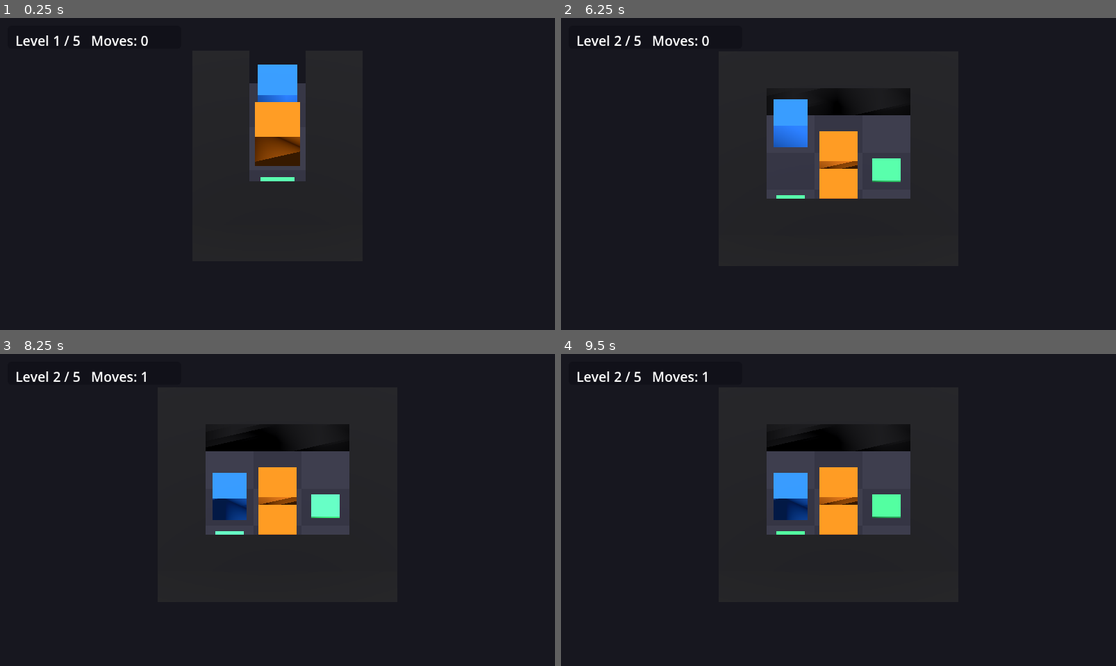
Above: before the commit, frames 1-4 (two rows, left to right).
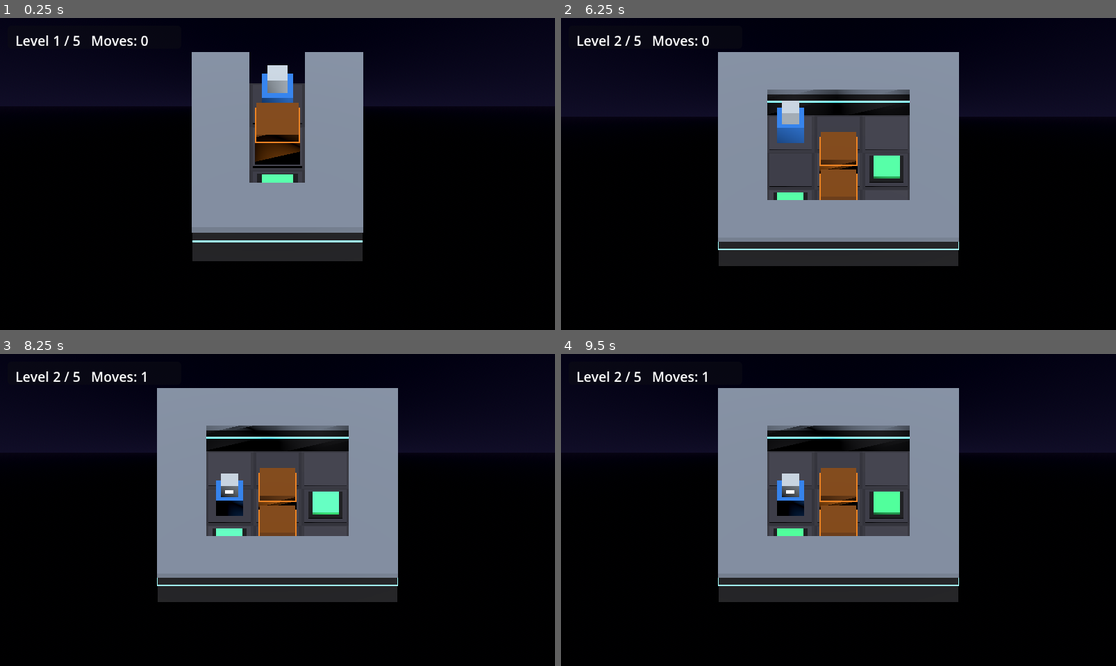
Above: after the commit, the same moments.

Repository: mk76work-design/Antigravity-Games
Game: Godot game, scene res://scenes/Main.tscn
The game is run twice, just before and just after one commit, with the same random seed, the same clock (stepped at 60 frames per second) and the same inputs.
Inputs (mouse positions are in pixels of both pictures, inside the frame that each line leads up to):
- Up to frame 1 (0.25 s): no input
- Up to frame 2 (6.25 s): tap Enter at 0.5, 2, 3.5 s; move the mouse to (960, 158) at 0.52 s; hold Right (ui_right) 0.53-1.25 s; hold Shift 0.53-1.25 s; click (960, 158) at 0.67 s; tap Space at 1.25, 2.75, 4.25 s; drag from (727, 189) to (810, 236) at 1.27 s; move the mouse to (894, 105) at 2.02 s; hold Right (ui_right) 2.03-2.75 s; tap Ctrl at 2.1 s; drag from (810, 236) to (672, 127) at 2.77 s; move the mouse to (1005, 220) at 3.52 s; hold Left (ui_left) 3.53-4.25 s; tap Alt at 3.6 s; drag from (672, 127) to (755, 96) at 4.27 s; move the mouse to (866, 174) at 5.02 s; hold Down (ui_down) 5.03-5.75 s; hold Shift 5.03-5.75 s; click (866, 174) at 5.17 s; drag from (755, 96) to (727, 189) at 5.77 s
- Up to frame 3 (8.25 s): move the mouse to (399, 494) at 6.52 s; hold Up (ui_up) 6.53-7.25 s; tap Ctrl at 6.6 s; drag from (166, 525) to (249, 572) at 7.27 s; move the mouse to (333, 441) at 8.02 s; hold Down (ui_down) from 8.03 s (still down); tap Alt at 8.1 s
- Up to frame 4 (9.5 s): release Down (ui_down) at 8.75 s; drag from (810, 572) to (672, 463) at 8.77 s

The runs differ from the first frame. In frame 1, 70% of the frame differs, in the area x 0-100%, y 10-100%; in frame 2, 66%; in frame 3, 66%; in frame 4, 66%.

Commit message:
Zero-G Cargo: 平面的なプリミティブから3Dらしい複合形状のステージに強化
盤面ロジック(CargoBoard)は2Dのまま変更せず、見た目だけを単一BoxMeshから
「本体+ディテールパーツ」の複合プリミティブに差し替えた。壁=本体+上部
トリム+中腹の発光ライン、床=ベース+インセットパネル、目標=リング状
ベース+パルス発光パッド、カーゴ=本体+蓋のコンテナ風、プレイヤー=胴体+
頭+前面の発光する目のロボット風（移動方向へlook_atで向きを変える）。
背景はProceduralSkyMaterialでテクスチャ無しの宇宙空間グラデーションに
した。生成ロジックはprimitive_shapes.gdに切り出し、board_view_3d.gdは
盤面状態とTweenの橋渡しに専念させた。GUT 10/10パスと合成入力による
全5レベル統合テストに加え、Xvfbスクリーンショットで実際の見た目を
複数レベル・複数サイズで確認した。

Co-Authored-By: Claude Sonnet 5 <noreply@anthropic.com>
Claude-Session: https://claude.ai/code/session_01KNvKEFPUKfq7eSjuKoV6AZ

Diff:
--- a/ZeroGCargo/scripts/nodes/board_view_3d.gd
+++ b/ZeroGCargo/scripts/nodes/board_view_3d.gd
@@ -3,19 +3,20 @@
 
 ## CargoBoard（core/ロジック）の状態を読み取り、プリミティブ形状のみで3D表示する。
 ## 手描きアセット（テクスチャ・3Dモデル）は一切使用しない。
+## 個々の見た目（壁・床・目標・カーゴ・プレイヤー）は`PrimitiveShapes`の複合プリミティブに委譲し、
+## 本スクリプトは盤面状態とTweenアニメーションの橋渡しに専念する。
 ## 床・壁・目標パッドはレベル読込時に一度だけ構築し、プレイヤー・カーゴは
 ## 移動のたびに位置差分だけをTweenで補間する（正しさの担保はcore/のGUTテストが担う）。
-## 視認性・手応え演出（Sakurai Presentation/Game Feelスキル準拠）:
-## 床のチェッカー柄、目標パッドのパルス発光、カーゴ移動時のスクイーズ演出を行う。
 
 signal box_landed_on_target
 
 const CELL_SIZE := 1.0
 const WALL_HEIGHT := 1.0
 const FLOOR_HEIGHT := 0.1
+const FLOOR_TOP := FLOOR_HEIGHT * 1.4  # ベース+インセットパネル分を含めた床の実際の高さ
 const BOX_SIZE := 0.8
-const TARGET_SIZE := 0.6
-const TARGET_HEIGHT := 0.05
+const TARGET_SIZE := 0.55
+const TARGET_HEIGHT := 0.08
 const PLAYER_SIZE := 0.7
 const MOVE_TWEEN_DURATION := 0.12
 const SQUASH_DURATION := 0.08
@@ -24,7 +25,9 @@
 const TARGET_PULSE_MAX_ENERGY := 1.6
 
 const COLOR_FLOOR_A := Color(0.22, 0.22, 0.26)
+const COLOR_FLOOR_A_INSET := Color(0.27, 0.27, 0.32)
 const COLOR_FLOOR_B := Color(0.19, 0.19, 0.23)
+const COLOR_FLOOR_B_INSET := Color(0.24, 0.24, 0.29)
 const COLOR_WALL := Color(0.1, 0.1, 0.12)
 const COLOR_BOX := Color(1.0, 0.55, 0.1)
 const COLOR_BOX_ON_TARGET := Color(0.25, 0.85, 0.35)
@@ -32,9 +35,9 @@
 const COLOR_PLAYER := Color(0.2, 0.55, 1.0)
 
 var _static_root: Node3D = null
-var _player_mesh: MeshInstance3D = null
+var _player_mesh: Node3D = null
 var _player_grid_pos: Vector2i = Vector2i.ZERO
-var _box_meshes: Dictionary = {}  # Vector2i(現在位置) -> MeshInstance3D
+var _box_meshes: Dictionary = {}  # Vector2i(現在位置) -> Node3D(カーゴのroot)
 var _target_pulse_tweens: Array = []
 
 
@@ -48,28 +51,32 @@
 		for x in board.width:
 			var pos := Vector2i(x, y)
 			if board.is_wall(pos):
-				_add_static_box(_grid_to_world(pos, WALL_HEIGHT * 0.5), Vector3(CELL_SIZE, WALL_HEIGHT, CELL_SIZE), COLOR_WALL)
+				var wall := PrimitiveShapes.make_wall(CELL_SIZE, WALL_HEIGHT, COLOR_WALL)
+				wall.position = _grid_to_world(pos, 0.0)
+				_static_root.add_child(wall)
 			else:
-				var checker_color: Color = COLOR_FLOOR_A if (x + y) % 2 == 0 else COLOR_FLOOR_B
-				_add_static_box(_grid_to_world(pos, FLOOR_HEIGHT * 0.5), Vector3(CELL_SIZE, FLOOR_HEIGHT, CELL_SIZE), checker_color)
+				var is_a: bool = (x + y) % 2 == 0
+				var base_color: Color = COLOR_FLOOR_A if is_a else COLOR_FLOOR_B
+				var inset_color: Color = COLOR_FLOOR_A_INSET if is_a else COLOR_FLOOR_B_INSET
+				var floor_tile := PrimitiveShapes.make_floor(CELL_SIZE, FLOOR_HEIGHT, base_color, inset_color)
+				floor_tile.position = _grid_to_world(pos, 0.0)
+				_static_root.add_child(floor_tile)
 
 	for target_pos in board.get_target_positions():
 		_add_target_marker(target_pos)
 
 	for box_pos in board.get_box_positions():
 		var color: Color = COLOR_BOX_ON_TARGET if board.is_target(box_pos) else COLOR_BOX
-		var box_mesh_instance := _create_mesh_instance(
-			_grid_to_world(box_pos, FLOOR_HEIGHT + BOX_SIZE * 0.5), Vector3(BOX_SIZE, BOX_SIZE, BOX_SIZE), color
-		)
-		add_child(box_mesh_instance)
-		_box_meshes[box_pos] = box_mesh_instance
+		var built: Dictionary = PrimitiveShapes.make_cargo_crate(BOX_SIZE, color)
+		var root: Node3D = built["root"]
+		root.position = _grid_to_world(box_pos, FLOOR_TOP)
+		root.set_meta("primary_mesh", built["primary_mesh"])
+		add_child(root)
+		_box_meshes[box_pos] = root
 
 	_player_grid_pos = board.get_player_position()
-	_player_mesh = _create_mesh_instance(
-		_grid_to_world(_player_grid_pos, FLOOR_HEIGHT + PLAYER_SIZE * 0.5),
-		Vector3(PLAYER_SIZE, PLAYER_SIZE, PLAYER_SIZE),
-		COLOR_PLAYER
-	)
+	_player_mesh = PrimitiveShapes.make_player_robot(PLAYER_SIZE, COLOR_PLAYER)
+	_player_mesh.position = _grid_to_world(_player_grid_pos, FLOOR_TOP)
 	add_child(_player_mesh)
 
 
@@ -77,8 +84,10 @@
 func sync(board: CargoBoard) -> void:
 	var new_player_pos: Vector2i = board.get_player_position()
 	if new_player_pos != _player_grid_pos:
+		var delta: Vector2i = new_player_pos - _player_grid_pos
+		_player_mesh.look_at(_player_mesh.global_position + Vector3(delta.x, 0.0, delta.y), Vector3.UP)
 		_player_grid_pos = new_player_pos
-		_tween_to(_player_mesh, _grid_to_world(new_player_pos, FLOOR_HEIGHT + PLAYER_SIZE * 0.5))
+		_tween_to(_player_mesh, _grid_to_world(new_player_pos, FLOOR_TOP))
 
 	var new_box_positions: Array = board.get_box_positions()
 	var new_box_set: Dictionary = {}
@@ -95,12 +104,12 @@
 			moved_to = new_pos
 
 	if moved_from != Vector2i(-1, -1) and moved_to != Vector2i(-1, -1):
-		var mesh_instance: MeshInstance3D = _box_meshes[moved_from]
+		var root: Node3D = _box_meshes[moved_from]
 		_box_meshes.erase(moved_from)
-		_box_meshes[moved_to] = mesh_instance
-		_tween_box_move(mesh_instance, _grid_to_world(moved_to, FLOOR_HEIGHT + BOX_SIZE * 0.5))
+		_box_meshes[moved_to] = root
+		_tween_box_move(root, _grid_to_world(moved_to, FLOOR_TOP))
 		var landed_on_target: bool = board.is_target(moved_to)
-		_set_box_color(mesh_instance, COLOR_BOX_ON_TARGET if landed_on_target else COLOR_BOX)
+		_set_box_color(root, COLOR_BOX_ON_TARGET if landed_on_target else COLOR_BOX)
 		if landed_on_target:
 			box_landed_on_target.emit()
 
@@ -119,8 +128,9 @@
 	tween.tween_property(node, "scale", Vector3.ONE, MOVE_TWEEN_DURATION - SQUASH_DURATION)
 
 
-func _set_box_color(mesh_instance: MeshInstance3D, color: Color) -> void:
-	var box_mesh: BoxMesh = mesh_instance.mesh
+func _set_box_color(root: Node3D, color: Color) -> void:
+	var primary_mesh: MeshInstance3D = root.get_meta("primary_mesh")
+	var box_mesh: BoxMesh = primary_mesh.mesh
 	var mat: StandardMaterial3D = box_mesh.material
 	mat.albedo_color = color
 
@@ -133,8 +143,8 @@
 	if _static_root != null:
 		_static_root.queue_free()
 		_static_root = null
-	for mesh_instance in _box_meshes.values():
-		mesh_instance.queue_free()
+	for root in _box_meshes.values():
+		root.queue_free()
 	_box_meshes.clear()
 	if _player_mesh != null:
 		_player_mesh.queue_free()
@@ -145,42 +155,20 @@
 	return Vector3(pos.x * CELL_SIZE, height_y, pos.y * CELL_SIZE)
 
 
-func _add_static_box(world_pos: Vector3, size: Vector3, color: Color) -> void:
-	var mesh_instance := _create_mesh_instance(world_pos, size, color)
-	_static_root.add_child(mesh_instance)
-
-
 ## 目標パッドを生成し、明るさをループで上下させるパルス発光を付与する（F-2: 判定の強調）。
 func _add_target_marker(target_pos: Vector2i) -> void:
-	var mesh_instance := _create_mesh_instance(
-		_grid_to_world(target_pos, FLOOR_HEIGHT + TARGET_HEIGHT * 0.5),
-		Vector3(TARGET_SIZE, TARGET_HEIGHT, TARGET_SIZE),
-		COLOR_TARGET
-	)
-	var box_mesh: BoxMesh = mesh_instance.mesh
+	var built: Dictionary = PrimitiveShapes.make_target_pad(TARGET_SIZE, TARGET_HEIGHT, COLOR_TARGET)
+	var root: Node3D = built["root"]
+	var primary_mesh: MeshInstance3D = built["primary_mesh"]
+	root.position = _grid_to_world(target_pos, FLOOR_TOP)
+	_static_root.add_child(root)
+
+	var box_mesh: BoxMesh = primary_mesh.mesh
 	var mat: StandardMaterial3D = box_mesh.material
-	mat.emission_enabled = true
-	mat.emission = COLOR_TARGET
 	mat.emission_energy_multiplier = TARGET_PULSE_MIN_ENERGY
-	_static_root.add_child(mesh_instance)
 
 	var tween := create_tween()
 	tween.set_loops()
 	tween.tween_property(mat, "emission_energy_multiplier", TARGET_PULSE_MAX_ENERGY, TARGET_PULSE_DURATION)
 	tween.tween_property(mat, "emission_energy_multiplier", TARGET_PULSE_MIN_ENERGY, TARGET_PULSE_DURATION)
 	_target_pulse_tweens.append(tween)
-
-
-## 親を持たないMeshInstance3Dを生成する（呼び出し側で add_child する）。
-func _create_mesh_instance(world_pos: Vector3, size: Vector3, color: Color) -> MeshInstance3D:
-	# 静的なプリミティブ形状のみで良いため、実行時にブール演算が走るCSGBox3Dではなく
-	# 軽量な MeshInstance3D + BoxMesh を使用する。
-	var mesh_instance := MeshInstance3D.new()
-	var box_mesh := BoxMesh.new()
-	box_mesh.size = size
-	var mat := StandardMaterial3D.new()
-	mat.albedo_color = color
-	box_mesh.material = mat
-	mesh_instance.mesh = box_mesh
-	mesh_instance.position = world_pos
-	return mesh_instance
--- a/ZeroGCargo/scripts/nodes/main.gd
+++ b/ZeroGCargo/scripts/nodes/main.gd
@@ -43,13 +43,23 @@
 
 
 ## 光の当たり方で立体感を出すため、環境光を暗めに抑えて方向光とのコントラストを作る（F-1）。
+## 背景はテクスチャ不要のProceduralSkyMaterialで宇宙空間らしいグラデーションにする。
 func _setup_environment() -> void:
+	var sky_material := ProceduralSkyMaterial.new()
+	sky_material.sky_top_color = Color(0.01, 0.01, 0.05)
+	sky_material.sky_horizon_color = Color(0.08, 0.07, 0.16)
+	sky_material.sky_curve = 0.15
+	sky_material.ground_bottom_color = Color(0.01, 0.01, 0.03)
+	sky_material.ground_horizon_color = Color(0.05, 0.04, 0.09)
+
+	var sky := Sky.new()
+	sky.sky_material = sky_material
+
 	var environment := Environment.new()
-	environment.background_mode = Environment.BG_COLOR
-	environment.background_color = Color(0.09, 0.09, 0.12)
-	environment.ambient_light_source = Environment.AMBIENT_SOURCE_COLOR
-	environment.ambient_light_color = Color(0.3, 0.3, 0.38)
-	environment.ambient_light_energy = 0.5
+	environment.background_mode = Environment.BG_SKY
+	environment.sky = sky
+	environment.ambient_light_source = Environment.AMBIENT_SOURCE_SKY
+	environment.ambient_light_energy = 0.6
 
 	var world_environment := WorldEnvironment.new()
 	world_environment.environment = environment
--- /dev/null
+++ b/ZeroGCargo/scripts/nodes/primitive_shapes.gd
@@ -0,0 +1,121 @@
+class_name PrimitiveShapes
+extends RefCounted
+
+## 手描きアセット無しで「3Dらしさ」を出すための複合プリミティブ生成ファクトリ。
+## 全て MeshInstance3D + BoxMesh + StandardMaterial3D の組み合わせのみで構成する。
+## 色変更・発光アニメーションが必要な要素は {"root": Node3D, "primary_mesh": MeshInstance3D}
+## の Dictionary を返し、呼び出し側は primary_mesh.mesh.material 経由で更新する。
+
+const COLOR_WALL_TRIM := Color(0.55, 0.6, 0.68)
+const COLOR_WALL_GLOW := Color(0.3, 0.75, 1.0)
+const COLOR_TARGET_RING := Color(0.08, 0.08, 0.1)
+const COLOR_CRATE_CAP := Color(0.55, 0.3, 0.05)
+const COLOR_ROBOT_HEAD := Color(0.85, 0.9, 0.95)
+const COLOR_ROBOT_EYE := Color(0.9, 0.95, 1.0)
+
+
+## 単一のBoxMesh+単色マテリアルを持つMeshInstance3Dを生成する（親には追加しない）。
+static func make_box(size: Vector3, color: Color, local_pos: Vector3 = Vector3.ZERO) -> MeshInstance3D:
+	var mesh_instance := MeshInstance3D.new()
+	var box_mesh := BoxMesh.new()
+	box_mesh.size = size
+	var mat := StandardMaterial3D.new()
+	mat.albedo_color = color
+	box_mesh.material = mat
+	mesh_instance.mesh = box_mesh
+	mesh_instance.position = local_pos
+	return mesh_instance
+
+
+## 壁: 本体(濃色) + 上部トリム(明色) + 中腹の発光ラインで宇宙ステーションの通路感を出す。
+static func make_wall(cell_size: float, wall_height: float, base_color: Color) -> Node3D:
+	var root := Node3D.new()
+
+	var body_height: float = wall_height * 0.8
+	root.add_child(make_box(Vector3(cell_size, body_height, cell_size), base_color, Vector3(0, body_height * 0.5, 0)))
+
+	var trim_height: float = wall_height * 0.15
+	var trim_y: float = body_height + trim_height * 0.5
+	root.add_child(make_box(Vector3(cell_size * 1.02, trim_height, cell_size * 1.02), COLOR_WALL_TRIM, Vector3(0, trim_y, 0)))
+
+	var glow_mesh := make_box(
+		Vector3(cell_size * 1.01, wall_height * 0.06, cell_size * 1.01), COLOR_WALL_GLOW, Vector3(0, wall_height * 0.55, 0)
+	)
+	var glow_mat: StandardMaterial3D = glow_mesh.mesh.material
+	glow_mat.emission_enabled = true
+	glow_mat.emission = COLOR_WALL_GLOW
+	glow_mat.emission_energy_multiplier = 1.2
+	root.add_child(glow_mesh)
+
+	return root
+
+
+## 床タイル: ベース + 一回り小さい明るめのインセットパネルで「板張り」感を出す。
+static func make_floor(cell_size: float, floor_height: float, base_color: Color, inset_color: Color) -> Node3D:
+	var root := Node3D.new()
+	root.add_child(make_box(Vector3(cell_size, floor_height, cell_size), base_color, Vector3(0, floor_height * 0.5, 0)))
+
+	var inset_margin: float = cell_size * 0.12
+	var inset_height: float = floor_height * 0.4
+	root.add_child(
+		make_box(
+			Vector3(cell_size - inset_margin, inset_height, cell_size - inset_margin),
+			inset_color,
+			Vector3(0, floor_height + inset_height * 0.5, 0)
+		)
+	)
+	return root
+
+
+## 目標パッド: 濃色のリング状ベース + パルス発光するパッド本体（呼び出し側でTween制御）。
+static func make_target_pad(size: float, height: float, color: Color) -> Dictionary:
+	var root := Node3D.new()
+	root.add_child(make_box(Vector3(size * 1.3, height * 0.5, size * 1.3), COLOR_TARGET_RING, Vector3(0, height * 0.25, 0)))
+
+	var pad_mesh := make_box(Vector3(size, height, size), color, Vector3(0, height * 0.5 + height * 0.5, 0))
+	var mat: StandardMaterial3D = pad_mesh.mesh.material
+	mat.emission_enabled = true
+	mat.emission = color
+	root.add_child(pad_mesh)
+
+	return {"root": root, "primary_mesh": pad_mesh}
+
+
+## カーゴ: 本体 + 一回り小さい蓋(キャップ)で「輸送コンテナ」らしさを出す。色変更対象は本体。
+static func make_cargo_crate(size: float, color: Color) -> Dictionary:
+	var root := Node3D.new()
+	var body_height: float = size * 0.75
+	var body_mesh := make_box(Vector3(size, body_height, size), color, Vector3(0, body_height * 0.5, 0))
+	root.add_child(body_mesh)
+
+	var cap_height: float = size * 0.22
+	root.add_child(
+		make_box(Vector3(size * 0.92, cap_height, size * 0.92), COLOR_CRATE_CAP, Vector3(0, body_height + cap_height * 0.5, 0))
+	)
+
+	return {"root": root, "primary_mesh": body_mesh}
+
+
+## プレイヤー: 胴体 + 頭 + 前面の目(発光)の簡易ロボット。目の向きで移動方向を表現する。
+static func make_player_robot(size: float, color: Color) -> Node3D:
+	var root := Node3D.new()
+
+	var body_height: float = size * 0.7
+	root.add_child(make_box(Vector3(size * 0.8, body_height, size * 0.8), color, Vector3(0, body_height * 0.5, 0)))
+
+	var head_size: float = size * 0.5
+	var head_y: float = body_height + head_size * 0.5
+	root.add_child(make_box(Vector3(head_size, head_size, head_size), COLOR_ROBOT_HEAD, Vector3(0, head_y, 0)))
+
+	var eye_mesh := make_box(
+		Vector3(head_size * 0.5, head_size * 0.25, head_size * 0.1),
+		COLOR_ROBOT_EYE,
+		Vector3(0, head_y, -head_size * 0.5)
+	)
+	var eye_mat: StandardMaterial3D = eye_mesh.mesh.material
+	eye_mat.emission_enabled = true
+	eye_mat.emission = COLOR_ROBOT_EYE
+	eye_mat.emission_energy_multiplier = 1.5
+	root.add_child(eye_mesh)
+
+	return root
Not shown, changed: GAME_REGISTRY.md
Not shown, changed: ZeroGCargo/docs/LESSONS_LEARNED.md
Not shown, changed: ZeroGCargo/docs/PROJECT_STRUCTURE.md
Not shown, changed: ZeroGCargo/docs/REPO_MAP.md
